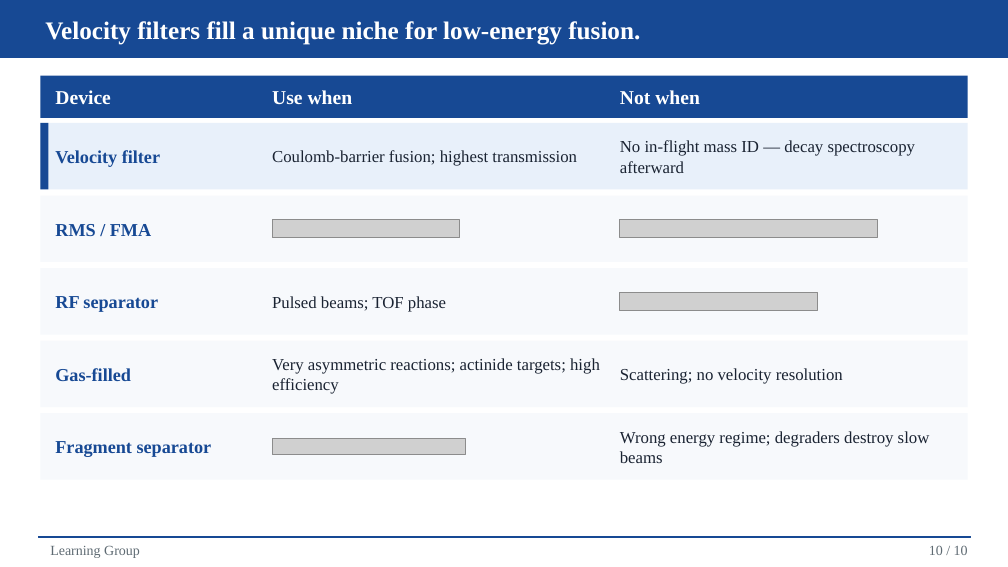
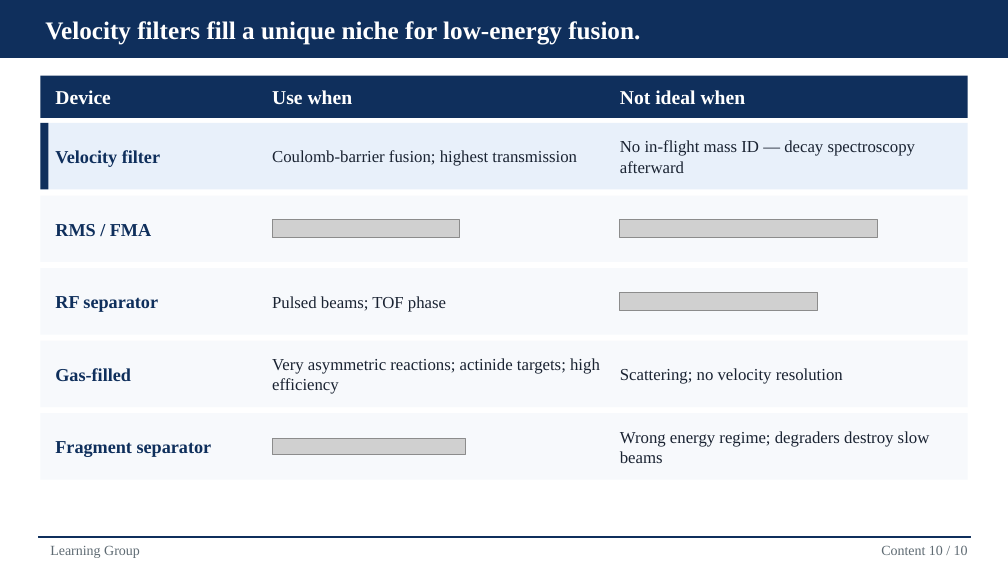
Before and after one commit to Edfghdrtxxx/OrbitOS, a slide deck: slide 17 of 70_Presentations/717_Learning Group-20260916/Velocity Filters Human.pptx. Drawn at 1008x567 pixels with LibreOffice and Linux fonts; fonts in the diff are those of the drawing; grey boxes stand for pictures. Boxes give left, top, right and bottom in pixels: in the first picture for what was removed or moved away, otherwise in the second. Text is boxed around its words. In the diff, an @@ line names an element or a change of style, - is before the commit and + after.

```diff
--- a/70_Presentations/717_Learning Group-20260916/Velocity Filters Human.pptx
+++ b/70_Presentations/717_Learning Group-20260916/Velocity Filters Human.pptx
@@ rectangle at [0,0,1008,57]: fill #174994 to #0F2F5C; outline #174994 1 pt to #0F2F5C 1 pt @@
@@ rectangle at [40,76,968,118]: fill #174994 to #0F2F5C @@
@@ text at [620,90,746,105]: text changed @@
-Not when
+Not ideal when
@@ rectangle at [40,123,48,190]: fill #174994 to #0F2F5C @@
@@ text colour #174994 to #0F2F5C in 5 elements at [55,150,160,167], [55,224,151,236], [55,296,158,312], [55,368,131,381], [55,441,212,457] @@
@@ rectangle at [38,536,971,537]: fill #174994 to #0F2F5C; outline #174994 1 pt to #0F2F5C 1 pt @@
@@ text at [881,545,968,555]: text changed @@
-10 / 10
+Content 10 / 10
```
Also in this commit, not shown: 15 other slides changed, 2 slides added, 2 slides removed, 46 other files.
